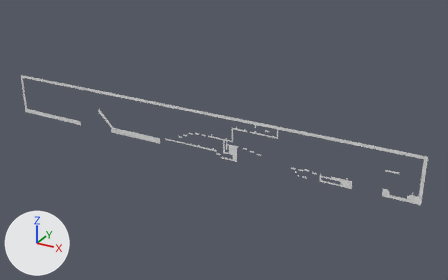
What one commit did to the OBJ model Assets/Tiled2Unity/Meshes/Nivel1.obj.
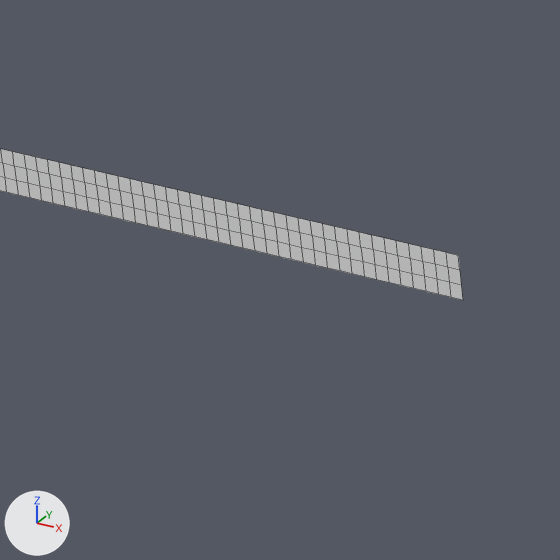
Each version is shown whole from a 50 mm camera at (3490.0, -22313.0, 9990.0) aimed at (-9096.0, 571.0, -1452.0), then close up on the part from 9% to 20% of the width and 36% to 53% of the height. Arrows for +X, +Y and +Z are at lower left; the lights stay in place. The close-ups show mesh edges as thin lines. Where no turn or scale is listed for an object, it has been applied to the vertices.

In view in the first close-up: 'Nivel1'.
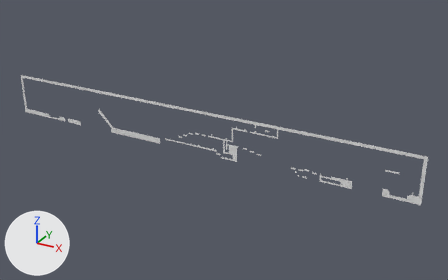
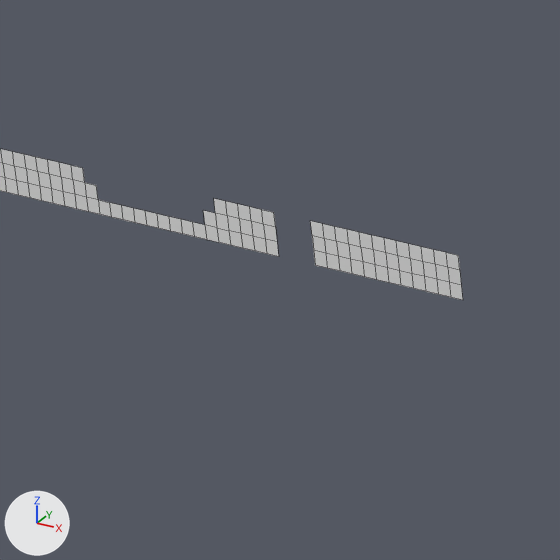
The change, as a list of edits to the scene's bpy script:
```text
Change me_nivel1:
    used by ob_nivel1; location = (0.0, 0.0, 0.0)
    remove me_nivel1.from_pydata(...)  # 2260 vertices, 1461 faces; spans x -21000.0..0.0, y 0.0, z -2100.0..0.0
    add me_nivel1.from_pydata(...)  # 2234 vertices, 1432 faces; spans x -21000.0..0.0, y 0.0, z -2100.0..0.0
    me_nivel1 part 1
    26 vertices are removed from x -19250.0..-18060.0, y 0.0, z -2100.0..-1890.0
    29 faces are deleted
```

Pixel boxes [x1, y1, x2, y2] of what changed, in the close-ups (560 x 560 px):
part 1 of me_nivel1, deleted
    before: [83, 168, 315, 265]
